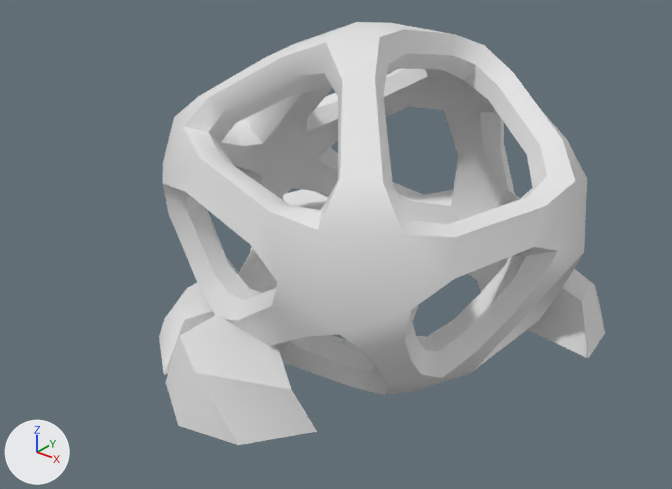
Before and after pictures for a commit that changed the FBX model Assets/Fbx/Chest_0.fbx.
The view is the same before and after, from a camera (50 mm lens) standing at (0.784, -1.02, 0.769) and looking at (0.009, -0.051, 0.169). The lights are fixed; the arrows at lower left show +X, +Y and +Z.

Script lines for the objects in view, before the commit:
```python
me_solid_019 = bpy.data.meshes.new('Solid.019')
me_solid_019.from_pydata(...)  # 462 vertices, 530 faces; spans x -0.341..0.339, y -0.015..0.485, z -0.351..0.338
ob_chest_0 = bpy.data.objects.new('Chest_0', me_solid_019)
ob_chest_0.location = (0.0, 0.0, 0.0)
ob_chest_0.rotation_euler = (1.571, 0.0, 0.0)  # degrees (90, 0, 0)
```
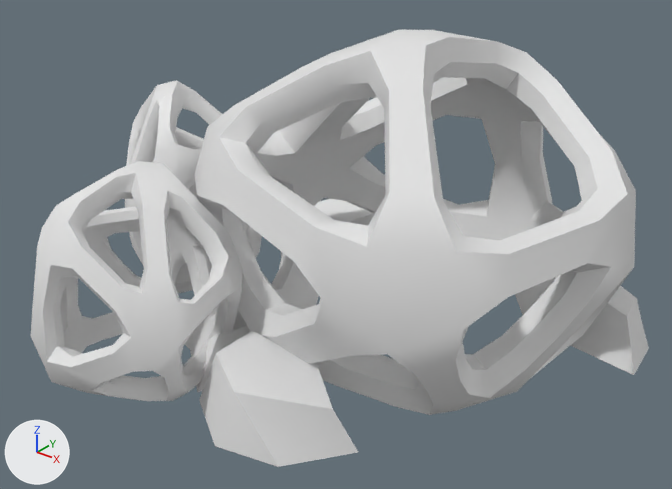
Commit message: update chests

What differs and where, as boxes (x1, y1, x2, y2) in the pictures (672 x 489 px; the box of a moved part takes in the faces that stretch with it):
'Chest_0', reshaped, turned
    before: (159, 22, 605, 445)
    after: (31, 30, 649, 467)
part 1 of me_solid_019, moved or reshaped
    before: (163, 22, 587, 395)
    after: (195, 30, 636, 415)
part 2 of me_solid_019, moved or reshaped
    before: (283, 189, 328, 210)
    after: (314, 199, 375, 226)
part 3 of me_solid_019, moved or reshaped
    before: (527, 269, 605, 359)
    after: (571, 286, 649, 375)
part 4 of me_solid_019, moved or reshaped
    before: (159, 283, 215, 375)
    after: (190, 310, 251, 393)
part 5 of me_solid_019, moved or reshaped
    before: (166, 315, 317, 445)
    after: (199, 331, 358, 467)
part 6 of me_solid_019, added
    after: (31, 161, 243, 401)
part 7 of me_solid_019, added
    after: (125, 80, 262, 293)

Edits to the bpy script that builds the scene:
```text
Change me_solid_019:
    where me_solid_019.from_pydata(...)  # 462 vertices, 530 faces; spans x -0.341..0.339, y -0.015..0.485, z -0.351..0.338
    used by ob_chest_0; location = (0.0, 0.0, 0.0); rotation_euler = (1.571, 0.0, 0.0), in degrees (90, 0, 0)
    me_solid_019 part 1: the loose piece of 414 vertices spanning x -0.309..0.339, y 0.002..0.485, z -0.326..0.274 is turned 90 degrees about the x axis through its middle, then moved by (0.071, -0.218, 0.27)
    me_solid_019 part 2: the loose piece of 12 vertices spanning x -0.341..-0.137, y -0.015..0.092, z -0.31..-0.057 is turned 90 degrees about the x axis through its middle, then moved by (0.071, 0.145, 0.222)
    me_solid_019 part 3: the loose piece of 12 vertices spanning x 0.143..0.338, y 0.002..0.078, z -0.351..-0.146 is turned 90 degrees about the x axis through its middle, then moved by (0.071, 0.208, 0.289)
    me_solid_019 part 4: the loose piece of 12 vertices spanning x -0.246..-0.109, y -0.002..0.056, z 0.082..0.279 is turned 90 degrees about the x axis through its middle, then moved by (0.071, -0.207, -0.153)
    me_solid_019 part 5: the loose piece of 12 vertices spanning x -0.132..0.118, y -0.015..0.092, z 0.146..0.338 is turned 90 degrees about the x axis through its middle, then moved by (0.071, -0.281, -0.203)
    me_solid_019 part 6: the loose piece of 414 vertices spanning x -0.309..0.339, y 0.002..0.485, z -0.326..0.274 is copied, and the copy is multiplied about its middle by the matrix ((-0.498, 0.0, 0.098), (0.098, 0.0, 0.498), (0.0, 0.638, 0.0)), then moved by (-0.206, -0.509, 0.169); it spans x -0.356..-0.029, y -0.415..-0.104, z -0.01..0.298
    me_solid_019 part 7: the loose piece of 414 vertices spanning x -0.309..0.339, y 0.002..0.485, z -0.326..0.274 is copied, and the copy is multiplied about its middle by the matrix ((-0.03, -0.248, 0.344), (0.367, 0.029, 0.038), (-0.027, 0.659, 0.128)), then moved by (-0.351, -0.277, 0.197); it spans x -0.448..-0.21, y -0.156..0.088, z -0.01..0.343
Change ob_chest_0:
    ob_chest_0.rotation_euler: (1.571, 0.0, 0.0) -> (0.0, 0.0, 0.0)  # degrees (90, 0, 0) -> degrees (0, 0, 0)
```
